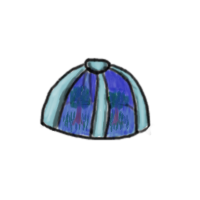
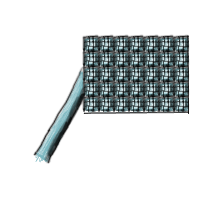
Revision of a layered 200x200 image; what changed, layer by layer:
added layer "condenser lines" above "condenser shade" over 33, 34, 190, 164
added layer "condenser shade" above "condenser light" over 43, 37, 190, 164
added layer "condenser light" (hard light) above "condenser color" over 34, 39, 186, 156
added layer "condenser color" above "hydroponics lines" over 35, 37, 189, 163
hid "hydroponics lines" over 39, 57, 155, 141
hid "hydroponics light" over 43, 58, 149, 140
hid "hydroponics lines back" over 60, 68, 139, 117
hid "hydroponics color" over 42, 59, 150, 140
hid "hydroponics color back" over 56, 68, 137, 140
